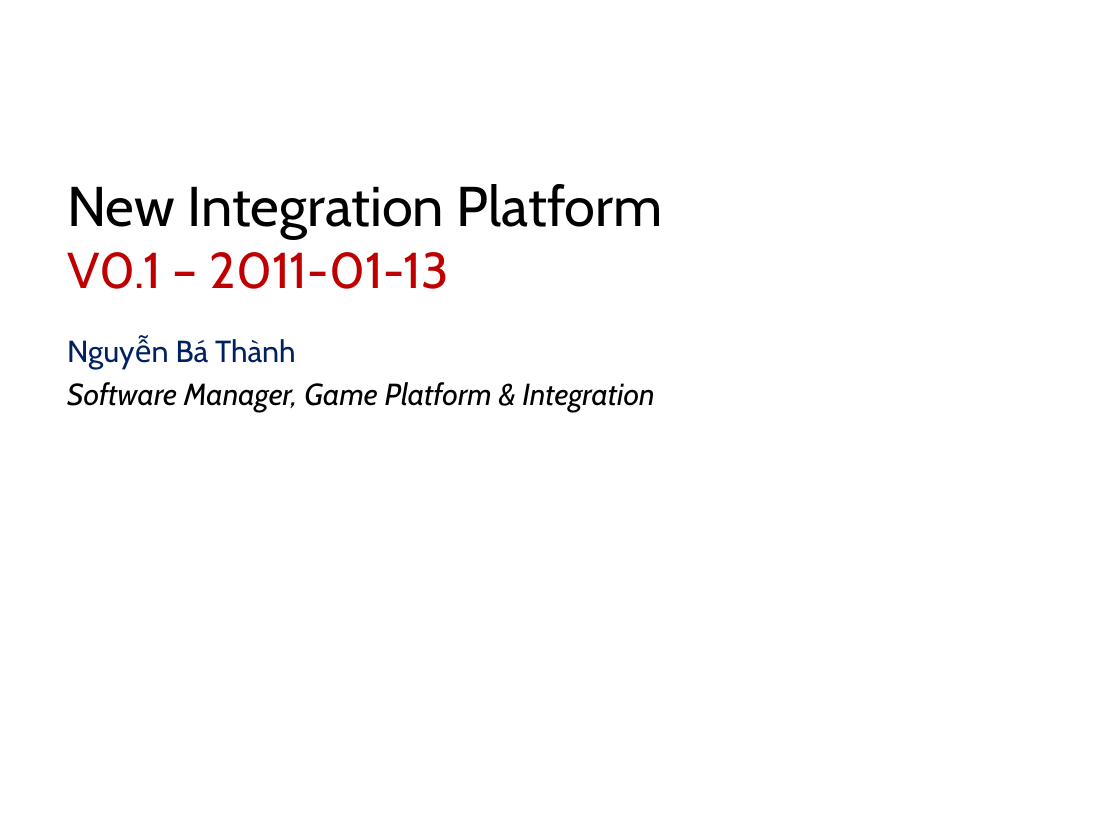
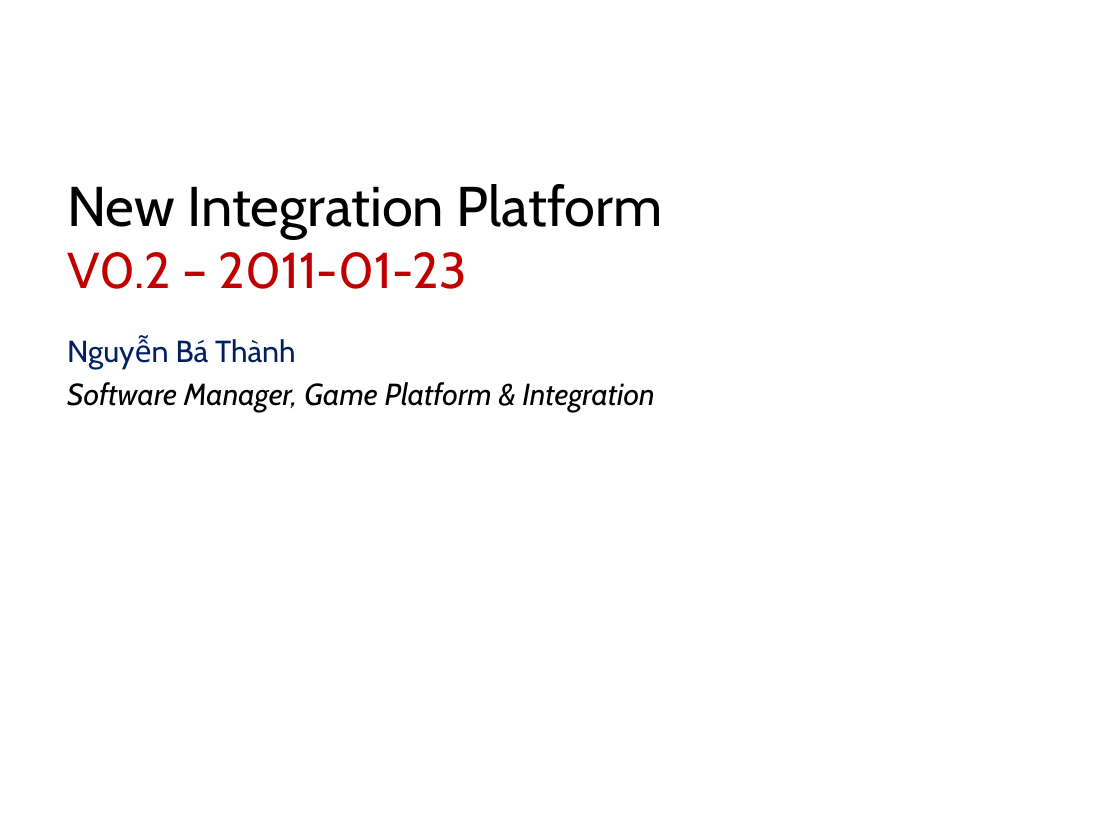
Before and after one commit to btnguyen2k/btnguyen2k-personal, a slide deck: slide 1 of vng-ip/NewIP/docs/Design/NewIP.pptx. Drawn at 1120x840 pixels with LibreOffice and Linux fonts; fonts in the diff are those of the drawing; background and template pictures are left out. Boxes give left, top, right and bottom in pixels: in the first picture for what was removed or moved away, otherwise in the second. Text is boxed around its words. In the diff, an @@ line names an element or a change of style, - is before the commit and + after.

```diff
--- a/vng-ip/NewIP/docs/Design/NewIP.pptx
+++ b/vng-ip/NewIP/docs/Design/NewIP.pptx
@@ title at (x1=67, y1=184, x2=663, y2=289): text changed @@
-New Integration Platform
-V0.1 – 2011-01-13
+New Integration Platform
+V0.2 – 2011-01-23
```
Also in this commit, not shown: 3 other slides changed, 5 slides added, 1 other file.
